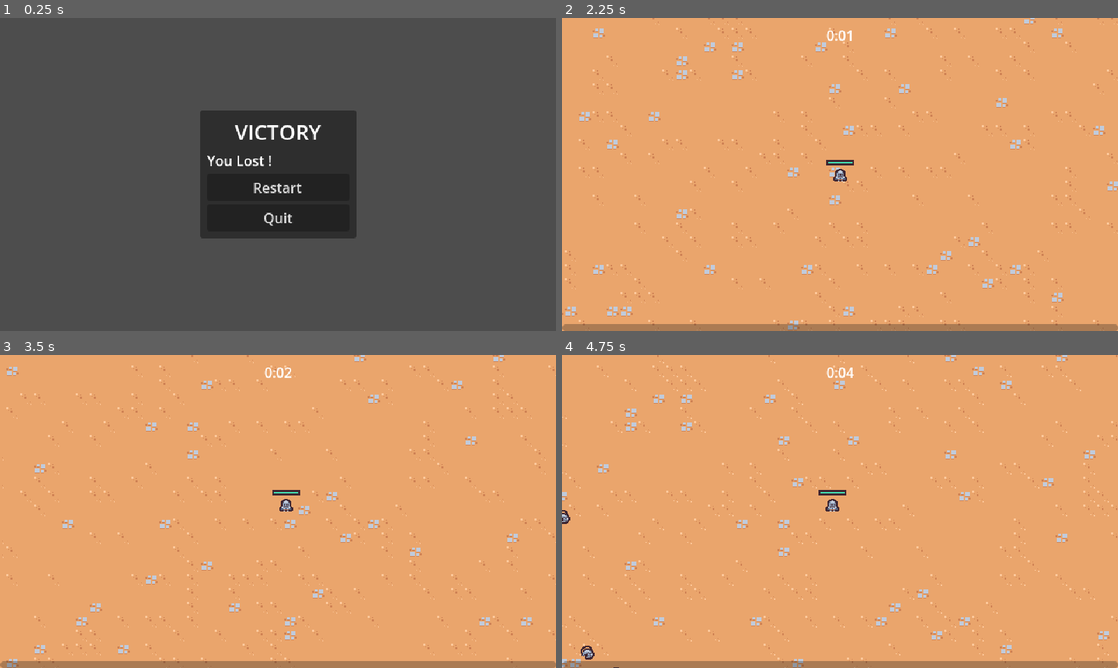
Above: before the commit, frames 1-4 (two rows, left to right).
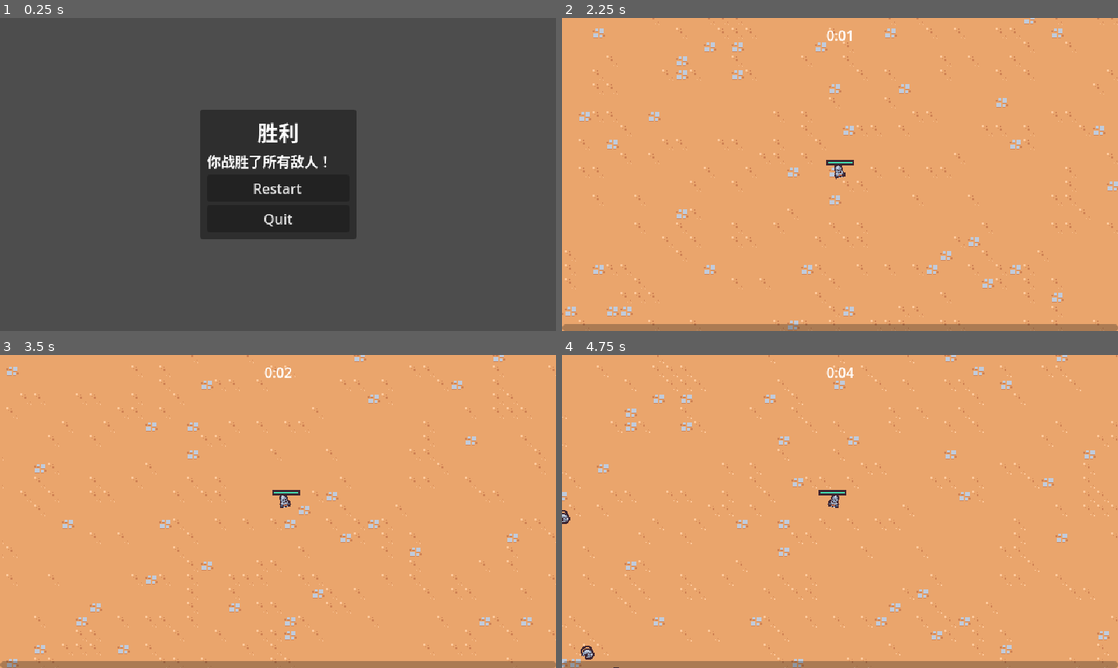
Above: after the commit, the same moments.

Repository: Yrainyw/2D-Survivors
Game: Godot game, scene res://Scenes/UI/end_screen.tscn
Two runs of this game, one before a commit and one after it. Both use one fixed random seed, a clock stepped at 60 frames per second and the inputs below. This scene is started directly instead of the project's main scene.
Inputs (mouse positions are in pixels of both pictures, inside the frame that each line leads up to):
- Up to frame 1 (0.25 s): no input
- Up to frame 2 (2.25 s): click "Restart" at 0.5 s; tap Enter at 1.25 s; move the mouse to (962, 158) at 1.27 s; press the mouse at (962, 158) at 1.28 s; hold D (move_right) 1.28-2.03 s; move the mouse to (728, 190) at 2.02 s; release the mouse at (728, 190) at 2.03 s; hold S (move_down) from 2.03 s (still down); click (728, 190) at 2.1 s
- Up to frame 3 (3.5 s): move the mouse to (333, 442) at 2.77 s; release S (move_down) at 2.78 s; press the mouse at (333, 442) at 2.78 s; hold D (move_right) from 2.78 s (still down)
- Up to frame 4 (4.75 s): move the mouse to (812, 574) at 3.52 s; release D (move_right) at 3.53 s; release the mouse at (812, 574) at 3.53 s; hold W (move_up) 3.53-4.28 s; click (812, 574) at 3.6 s; move the mouse to (1006, 558) at 4.27 s; press the mouse at (1006, 558) at 4.28 s; hold A (move_left) from 4.28 s (still down)

The runs differ from the first frame. In frame 1, 1.4% of the frame differs, in the area x 36-64%, y 29-71%; in frame 2, less than 0.1%; in frame 3, less than 0.1%; in frame 4, less than 0.1%.

Commit message:
Animating the Player

Diff:
--- a/Scenes/GameObjects/Player/Player.gd
+++ b/Scenes/GameObjects/Player/Player.gd
@@ -7,6 +7,8 @@
 @onready var health_component = $HealthComponent
 @onready var health_bar = $HealthBar
 @onready var abilities = $Abilities
+@onready var animation_player = $AnimationPlayer
+@onready var visuals = $Visuals
 
 var number_colliding_bodies = 0
 
@@ -27,6 +29,18 @@
 
 	velocity = velocity.lerp(target_velocity, 1 - exp(-delta * ACCELERATION_SMOOTHING))
 	move_and_slide()
+
+	if movement_vector.x != 0 || movement_vector.y != 0:
+		animation_player.play("walk")
+	else:
+		animation_player.play("RESET")
+
+	var move_sign = sign(movement_vector.x)
+
+	if move_sign == 0:
+		visuals.scale = Vector2.ONE
+	else:
+		visuals.scale = Vector2(move_sign, 1)
 
 
 func get_movement_vector():
--- a/Scenes/GameObjects/Player/Player.tscn
+++ b/Scenes/GameObjects/Player/Player.tscn
@@ -1,9 +1,95 @@
-[gd_scene load_steps=10 format=3 uid="uid://bo1vhskiccjol"]
+[gd_scene load_steps=13 format=3 uid="uid://bo1vhskiccjol"]
 
 [ext_resource type="Script" path="res://Scenes/GameObjects/Player/Player.gd" id="1_y5fe3"]
 [ext_resource type="PackedScene" uid="uid://dspgo4vh0nj1w" path="res://Scenes/Ability/SwordAbilityController/sword_ability_controller.tscn" id="2_70s6x"]
 [ext_resource type="Texture2D" uid="uid://bwudlkynnv7qd" path="res://Scenes/GameObjects/Player/player0.png" id="2_ojlgi"]
 [ext_resource type="PackedScene" uid="uid://cjfrvonv6gogv" path="res://Scenes/Component/health_component.tscn" id="2_yimr2"]
+
+[sub_resource type="Animation" id="Animation_v7t2p"]
+resource_name = "walk"
+length = 0.4
+loop_mode = 1
+tracks/0/type = "value"
+tracks/0/imported = false
+tracks/0/enabled = true
+tracks/0/path = NodePath("Visuals/Sprite2D:position")
+tracks/0/interp = 2
+tracks/0/loop_wrap = true
+tracks/0/keys = {
+"times": PackedFloat32Array(0, 0.0001, 0.1, 0.3),
+"transitions": PackedFloat32Array(1, 1, 1, 1),
+"update": 0,
+"values": [Vector2(0, 0), Vector2(0, 0), Vector2(2.08165e-12, -5), Vector2(5.52891e-08, 0)]
+}
+tracks/1/type = "value"
+tracks/1/imported = false
+tracks/1/enabled = true
+tracks/1/path = NodePath("Visuals/Sprite2D:rotation")
+tracks/1/interp = 2
+tracks/1/loop_wrap = true
+tracks/1/keys = {
+"times": PackedFloat32Array(0, 0.1, 0.2, 0.4),
+"transitions": PackedFloat32Array(1, 1, 1, 1),
+"update": 0,
+"values": [0.0, -0.261799, 0.261799, -0.0120889]
+}
+tracks/2/type = "value"
+tracks/2/imported = false
+tracks/2/enabled = true
+tracks/2/path = NodePath("Visuals/Sprite2D:scale")
+tracks/2/interp = 2
+tracks/2/loop_wrap = true
+tracks/2/keys = {
+"times": PackedFloat32Array(0, 0.1, 0.3, 0.4),
+"transitions": PackedFloat32Array(0.707107, 2.63901, 1, 1),
+"update": 0,
+"values": [Vector2(1, 1), Vector2(0.8, 1.1), Vector2(1.5, 0.7), Vector2(1, 1)]
+}
+
+[sub_resource type="Animation" id="Animation_uun3d"]
+length = 0.001
+tracks/0/type = "value"
+tracks/0/imported = false
+tracks/0/enabled = true
+tracks/0/path = NodePath("Visuals/Sprite2D:position")
+tracks/0/interp = 1
+tracks/0/loop_wrap = true
+tracks/0/keys = {
+"times": PackedFloat32Array(0),
+"transitions": PackedFloat32Array(1),
+"update": 0,
+"values": [Vector2(0, 0)]
+}
+tracks/1/type = "value"
+tracks/1/imported = false
+tracks/1/enabled = true
+tracks/1/path = NodePath("Visuals/Sprite2D:rotation")
+tracks/1/interp = 1
+tracks/1/loop_wrap = true
+tracks/1/keys = {
+"times": PackedFloat32Array(0),
+"transitions": PackedFloat32Array(1),
+"update": 0,
+"values": [0.0]
+}
+tracks/2/type = "value"
+tracks/2/imported = false
+tracks/2/enabled = true
+tracks/2/path = NodePath("Visuals/Sprite2D:scale")
+tracks/2/interp = 1
+tracks/2/loop_wrap = true
+tracks/2/keys = {
+"times": PackedFloat32Array(0),
+"transitions": PackedFloat32Array(1),
+"update": 0,
+"values": [Vector2(1, 1)]
+}
+
+[sub_resource type="AnimationLibrary" id="AnimationLibrary_4xo3m"]
+_data = {
+"RESET": SubResource("Animation_uun3d"),
+"walk": SubResource("Animation_v7t2p")
+}
 
 [sub_resource type="StyleBoxFlat" id="StyleBoxFlat_nenr8"]
 bg_color = Color(0.247059, 0.14902, 0.192157, 1)
@@ -29,6 +115,11 @@
 collision_layer = 0
 motion_mode = 1
 script = ExtResource("1_y5fe3")
+
+[node name="AnimationPlayer" type="AnimationPlayer" parent="."]
+libraries = {
+"": SubResource("AnimationLibrary_4xo3m")
+}
 
 [node name="DamageIntervalTimer" type="Timer" parent="."]
 wait_time = 0.5
@@ -62,7 +153,9 @@
 [node name="CollisionShape2D" type="CollisionShape2D" parent="PickupArea2D"]
 shape = SubResource("CircleShape2D_pv3lw")
 
-[node name="Sprite2D" type="Sprite2D" parent="."]
+[node name="Visuals" type="Node2D" parent="."]
+
+[node name="Sprite2D" type="Sprite2D" parent="Visuals"]
 texture = ExtResource("2_ojlgi")
 offset = Vector2(2.08165e-12, -8)
 
--- a/Scenes/Manager/arena_time_manager.tscn
+++ b/Scenes/Manager/arena_time_manager.tscn
@@ -8,6 +8,6 @@
 end_screen_scene = ExtResource("2_wdcks")
 
 [node name="Timer" type="Timer" parent="."]
-wait_time = 300.0
+wait_time = 120.0
 one_shot = true
 autostart = true
--- a/Scenes/UI/end_screen.gd
+++ b/Scenes/UI/end_screen.gd
@@ -9,7 +9,7 @@
 
 func set_defeat():
 	$%TitleLabel.text = "失败"
-	$%DescriptionLabel.text = "你输了 !"
+	$%DescriptionLabel.text = "你被击败了，再接再厉！"
 
 func on_restart_button_pressed():
 	get_tree().paused = false
--- a/Scenes/UI/end_screen.tscn
+++ b/Scenes/UI/end_screen.tscn
@@ -33,14 +33,14 @@
 unique_name_in_owner = true
 layout_mode = 2
 theme_override_font_sizes/font_size = 24
-text = "VICTORY"
+text = "胜利"
 horizontal_alignment = 1
 vertical_alignment = 1
 
 [node name="DescriptionLabel" type="Label" parent="MarginContainer/PanelContainer/MarginContainer/VBoxContainer"]
 unique_name_in_owner = true
 layout_mode = 2
-text = "You Lost !"
+text = "你战胜了所有敌人！"
 
 [node name="RestartButton" type="Button" parent="MarginContainer/PanelContainer/MarginContainer/VBoxContainer"]
 unique_name_in_owner = true
